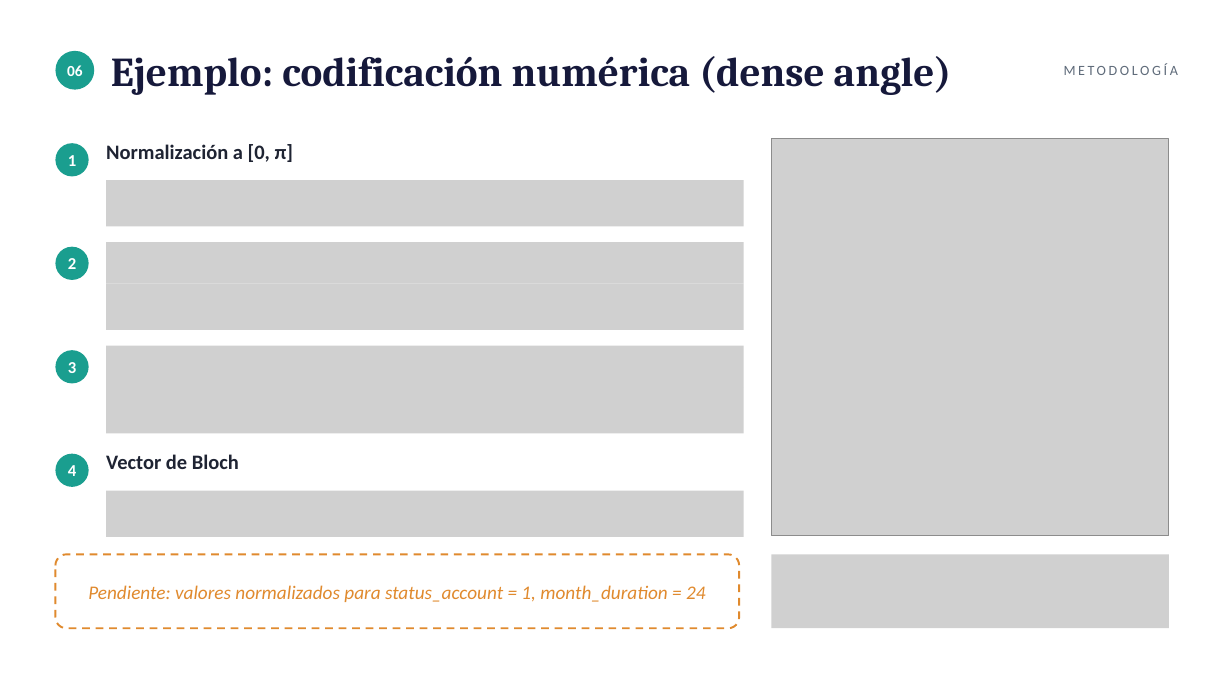
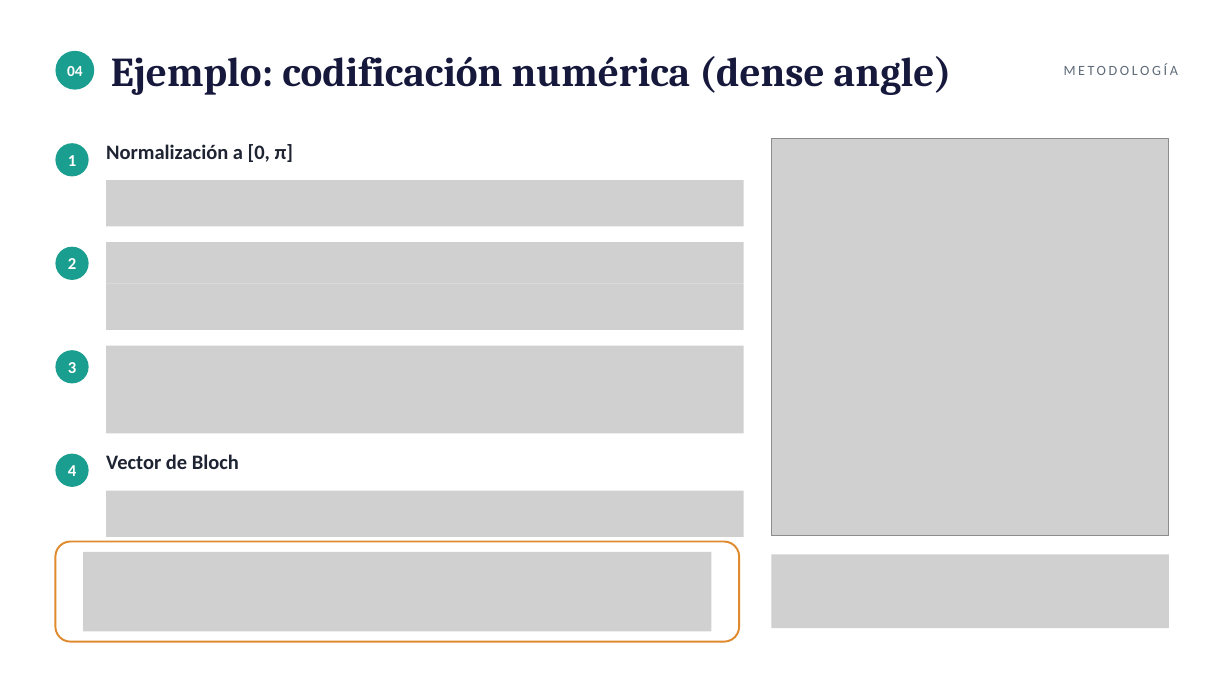
Before and after one commit to tomasSiSa18/TesisPregrado, a slide deck: slide 12 of PresentacionSemana8/PresentacionSemana8.pptx (slide 5 before the commit). Drawn at 1232x693 pixels with LibreOffice and Linux fonts; fonts in the diff are those of the drawing; grey boxes stand for pictures. Boxes give left, top, right and bottom in pixels: in the first picture for what was removed or moved away, otherwise in the second. Text is boxed around its words. In the diff, an @@ line names an element or a change of style, - is before the commit and + after.

```diff
--- a/PresentacionSemana8/PresentacionSemana8.pptx
+++ b/PresentacionSemana8/PresentacionSemana8.pptx
@@ text at [67, 66, 83, 76]: text changed @@
-06
+04
@@ rounded rectangle: place and size @@
-rounded rectangle at [55, 555, 739, 628]
+rounded rectangle at [55, 542, 739, 641]
@@ rounded rectangle at [55, 542, 739, 641]: outline #E08A2E 1.5 pt dashed to #E08A2E 1.5 pt @@
@@ picture added at [83, 552, 712, 631] @@
@@ text removed at [88, 585, 705, 602] @@
-Pendiente: valores normalizados para status_account = 1, month_duration = 24
```
Also in this commit, not shown: 8 other slides changed, 10 slides added, 5 slides removed, 1 other file.
